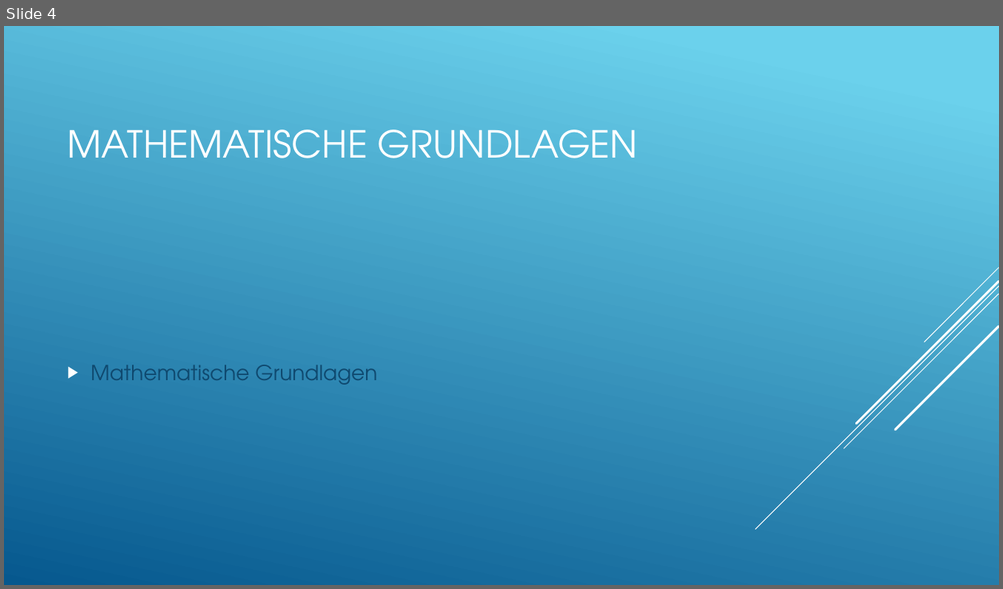
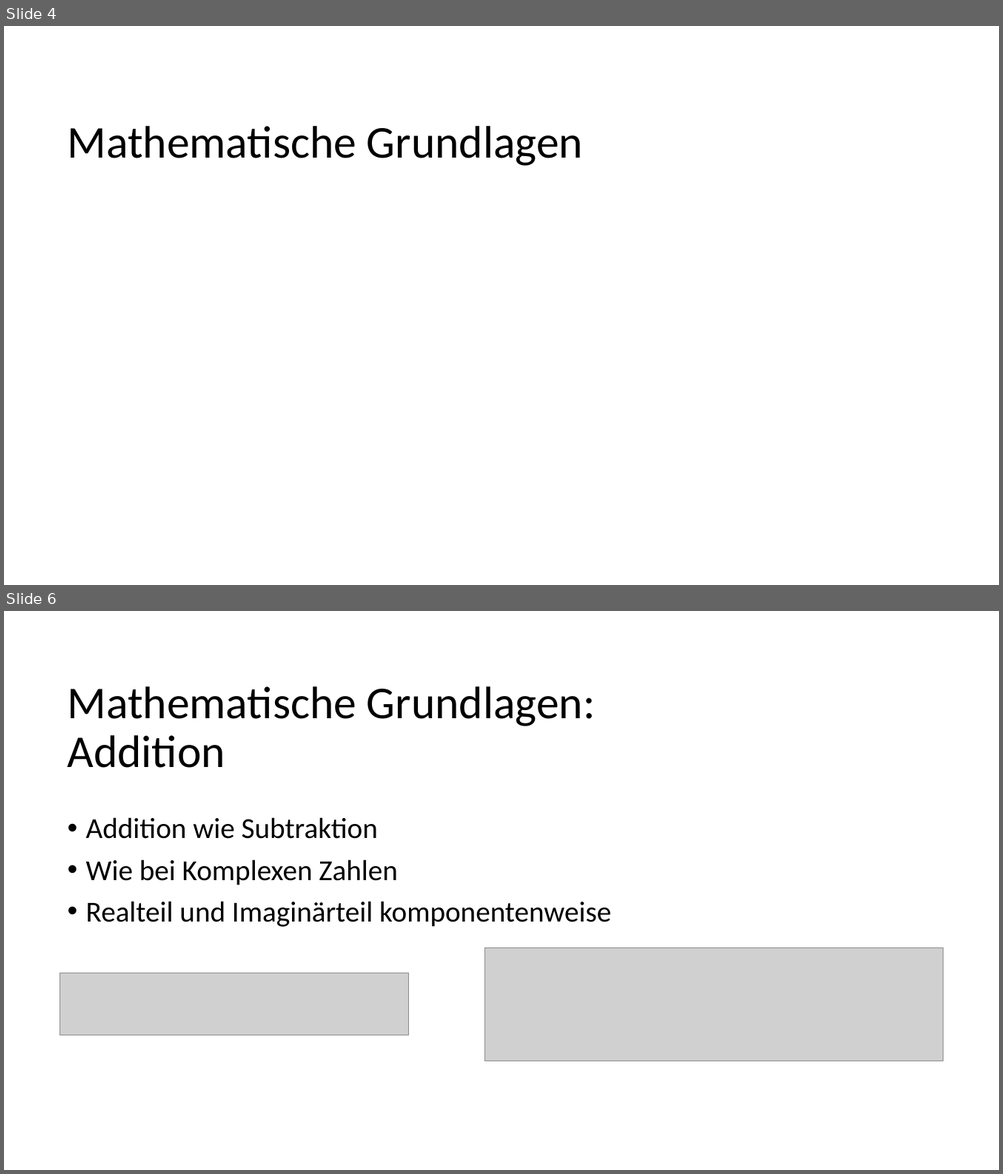
Before and after one commit to codinghardadmin/Quaternionen_DHBW, a slide deck: Quaternionen Präsentation.pptx. Shown one above the other, each under a label of ours: slide 4 before the commit, slides 4 and 6 after it; the slides between them are not shown. The pictures are 1003x589 and 1003x1174 pixels, drawn with LibreOffice and Linux fonts; fonts in the diff are those of the drawing; grey boxes stand for pictures. Boxes give left, top, right and bottom in pixels: in the first picture for what was removed or moved away, otherwise in the second. Text is boxed around its words. In the diff, an @@ line names an element or a change of style, - is before the commit and + after.

```diff
--- a/Quaternionen Präsentation.pptx
+++ b/Quaternionen Präsentation.pptx
@@ slide 6 added at (4, 611, 999, 1170), background #FFFFFF @@
@@ title added at (68, 686, 595, 768), 44 pt, text #000000 @@
+Mathematische Grundlagen: Addition
@@ text added at (86, 817, 611, 927), 28 pt, text #000000 @@
+• Addition wie Subtraktion
+• Wie bei Komplexen Zahlen
+• Realteil und Imaginärteil komponentenweise
@@ picture added at (484, 948, 942, 1062) @@
@@ picture added at (60, 974, 408, 1036) @@
@@ slide 4 changed as well @@
@@ background gradient #6ED2EB to #06588E to #FFFFFF @@
@@ title at (68, 126, 583, 166): text changed; size 36 to 44 pt; font TeX Gyre Adventor to Calibri; text colour #FFFFFF to #000000 @@
-MATHEMATISCHE GRUNDLAGEN
+Mathematische Grundlagen
@@ group removed at (755, 268, 999, 530): 5 lines @@
@@ text removed at (91, 365, 377, 385) @@
-▶ Mathematische Grundlagen
```
Also in this commit, not shown: 6 other slides changed, 7 other slides added.
